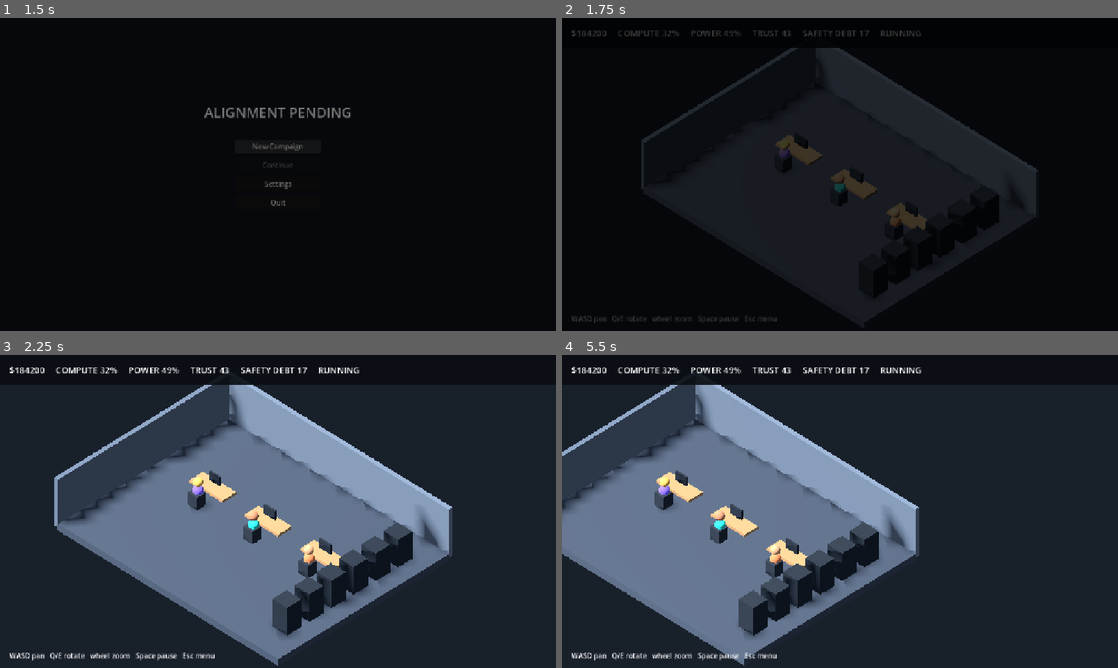
Above: before the commit, frames 1-4 (two rows, left to right).
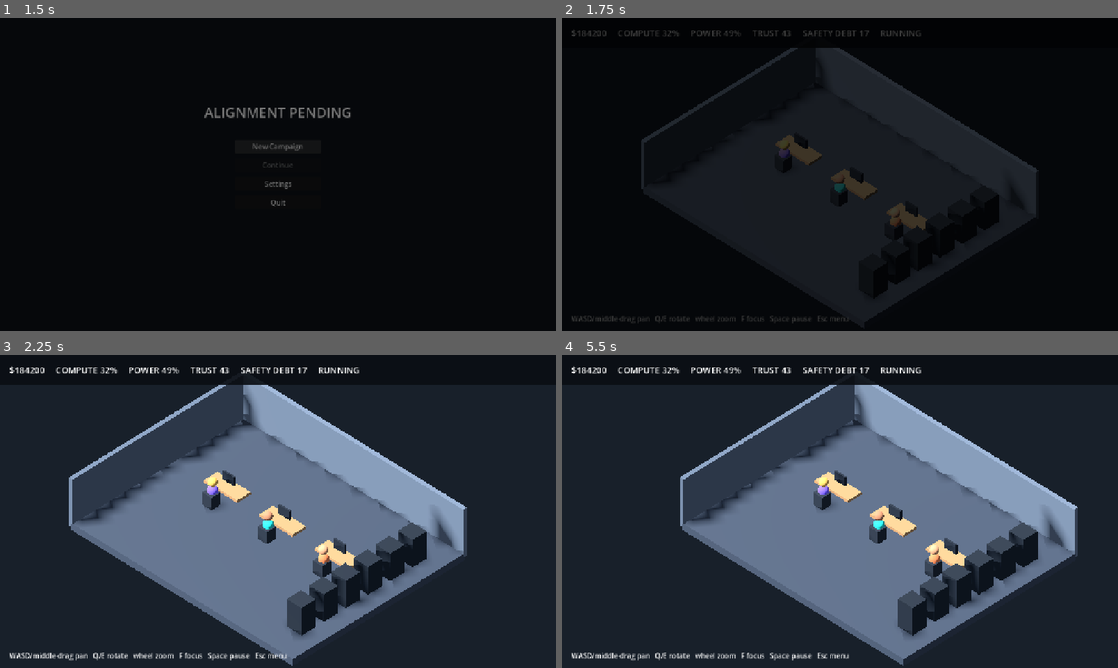
Above: after the commit, the same moments.

Repository: Fartoman94/alignment-pending
Game: Godot game, scene res://scenes/boot.tscn
Two runs of this game, one before a commit and one after it. Both use one fixed random seed, a clock stepped at 60 frames per second and the inputs below.
Inputs (mouse positions are in pixels of both pictures, inside the frame that each line leads up to):
- Up to frame 1 (1.5 s): click "New Campaign" at 0.5 s; click "New Campaign" at 1.25 s
- Up to frame 2 (1.75 s): no input
- Up to frame 3 (2.25 s): move the mouse to (400, 495) at 2.02 s; hold D (pan_right) from 2.03 s (still down); tap F (focus_selected, bound only after the commit) at 2.1 s; click (400, 495) at 2.17 s
- Up to frame 4 (5.5 s): release D (pan_right) at 2.75 s; drag from (728, 527) to (812, 574) at 2.77 s; move the mouse to (895, 442) at 3.52 s; hold D (pan_right) 3.53-4.25 s; tap F (focus_selected, bound only after the commit) at 3.6, 5.1 s; click (895, 442) at 3.67 s; drag from (812, 574) to (673, 464) at 4.27 s; move the mouse to (1006, 558) at 5.02 s; hold A (pan_left) from 5.03 s (still down); click (1006, 558) at 5.17 s

Frame 1 is identical in both runs. In frame 2, 0.2% of the frame differs, in the area x 5-52%, y 95-98%; in frame 3, 15%; in frame 4, 50%, in the area x 0-93%, y 9-100%.

Commit message:
feat(camera): dedicated production camera controller [P03]
Extract camera handling out of campaign.gd into CameraController:
WASD + middle-mouse-drag pan, Q/E 90-degree cardinal rotation, wheel
zoom, F focus-selected, all clamped to playable bounds. Replace the
old delta*constant lerp with exponential smoothing so motion
converges at the same rate regardless of frame rate. Add a runtime
scene-instantiation smoke check (main_menu/settings/campaign) that
catches errors plain ResourceLoader.exists() checks would miss.

Co-Authored-By: Claude Sonnet 5 <noreply@anthropic.com>

Diff:
--- /dev/null
+++ b/game/src/world/camera_controller.gd
@@ -0,0 +1,115 @@
+class_name CameraController
+extends Node3D
+
+## Dedicated production camera rig: WASD/middle-drag pan, Q/E cardinal
+## rotation, wheel zoom, F focus, clamped to playable bounds. All motion
+## uses exponential smoothing (see _frame_weight) so it converges at the
+## same visual rate regardless of frame rate, per docs/technical/INPUT_CAMERA.md.
+
+@export var pan_speed: float = 8.0
+@export var pan_smooth_rate: float = 10.0
+@export var rotate_smooth_rate: float = 9.0
+@export var zoom_smooth_rate: float = 10.0
+@export var zoom_min: float = 8.0
+@export var zoom_max: float = 34.0
+@export var zoom_step: float = 1.5
+@export var bounds_min: Vector2 = Vector2(-9.0, -7.0)
+@export var bounds_max: Vector2 = Vector2(9.0, 7.0)
+@export var elevation_degrees: float = -38.0
+
+var camera: Camera3D
+
+var _yaw_target: float = deg_to_rad(45.0)
+var _zoom_target: float
+var _pan_target: Vector3 = Vector3.ZERO
+var _dragging: bool = false
+var _drag_last_pos: Vector2 = Vector2.ZERO
+
+func _ready() -> void:
+    _ensure_input_actions()
+    _zoom_target = clampf(18.0, zoom_min, zoom_max)
+    camera = Camera3D.new()
+    camera.projection = Camera3D.PROJECTION_ORTHOGONAL
+    camera.size = _zoom_target
+    camera.position = Vector3(0.0, 16.0, 18.0)
+    camera.rotation_degrees = Vector3(elevation_degrees, 0.0, 0.0)
+    camera.current = true
+    rotation.y = _yaw_target
+    add_child(camera)
+    position = _pan_target
+
+func _ensure_input_actions() -> void:
+    var bindings: Dictionary = {
+        "pan_left": KEY_A,
+        "pan_right": KEY_D,
+        "pan_up": KEY_W,
+        "pan_down": KEY_S,
+        "rotate_left": KEY_Q,
+        "rotate_right": KEY_E,
+        "focus_selected": KEY_F,
+    }
+    for action: String in bindings:
+        if not InputMap.has_action(action):
+            InputMap.add_action(action)
+        if InputMap.action_get_events(action).is_empty():
+            var event: InputEventKey = InputEventKey.new()
+            event.physical_keycode = bindings[action]
+            InputMap.action_add_event(action, event)
+
+func focus_on(target: Vector3) -> void:
+    _pan_target = Vector3(target.x, 0.0, target.z)
+    _clamp_bounds()
+
+func _clamp_bounds() -> void:
+    _pan_target.x = clampf(_pan_target.x, bounds_min.x, bounds_max.x)
+    _pan_target.z = clampf(_pan_target.z, bounds_min.y, bounds_max.y)
+
+func _process(delta: float) -> void:
+    if Input.is_action_just_pressed("rotate_left"):
+        _yaw_target += deg_to_rad(90.0)
+    if Input.is_action_just_pressed("rotate_right"):
+        _yaw_target -= deg_to_rad(90.0)
+    if Input.is_action_just_pressed("focus_selected"):
+        focus_on(Vector3.ZERO)
+
+    var pan_axis: Vector2 = Vector2(
+        Input.get_axis("pan_left", "pan_right"),
+        Input.get_axis("pan_up", "pan_down")
+    )
+    if pan_axis.length_squared() > 0.0:
+        var move: Vector3 = Vector3(pan_axis.x, 0.0, pan_axis.y).normalized().rotated(Vector3.UP, rotation.y) * pan_speed * delta
+        _pan_target += move
+        _clamp_bounds()
+
+    var reduced: bool = SettingsManager.reduced_motion
+    var rot_weight: float = 1.0 if reduced else _frame_weight(rotate_smooth_rate, delta)
+    var zoom_weight: float = 1.0 if reduced else _frame_weight(zoom_smooth_rate, delta)
+    var pan_weight: float = 1.0 if reduced else _frame_weight(pan_smooth_rate, delta)
+    rotation.y = lerp_angle(rotation.y, _yaw_target, rot_weight)
+    camera.size = lerp(camera.size, _zoom_target, zoom_weight)
+    position = position.lerp(_pan_target, pan_weight)
+
+func _unhandled_input(event: InputEvent) -> void:
+    if event is InputEventMouseButton:
+        var mb: InputEventMouseButton = event
+        if mb.button_index == MOUSE_BUTTON_MIDDLE:
+            _dragging = mb.pressed
+            _drag_last_pos = mb.position
+        elif mb.pressed and mb.button_index == MOUSE_BUTTON_WHEEL_UP:
+            _zoom_target = maxf(zoom_min, _zoom_target - zoom_step)
+        elif mb.pressed and mb.button_index == MOUSE_BUTTON_WHEEL_DOWN:
+            _zoom_target = minf(zoom_max, _zoom_target + zoom_step)
+    elif event is InputEventMouseMotion and _dragging:
+        var mm: InputEventMouseMotion = event
+        var viewport_height: float = maxf(float(get_viewport().size.y), 1.0) if is_inside_tree() else 720.0
+        var world_per_pixel: float = camera.size / viewport_height
+        var screen_delta: Vector2 = mm.position - _drag_last_pos
+        _drag_last_pos = mm.position
+        var move: Vector3 = Vector3(-screen_delta.x, 0.0, -screen_delta.y) * world_per_pixel
+        _pan_target += move.rotated(Vector3.UP, rotation.y)
+        _clamp_bounds()
+
+## Exponential smoothing weight: converges at the same rate regardless of
+## frame rate, unlike a plain `delta * constant` lerp factor.
+static func _frame_weight(rate: float, delta: float) -> float:
+    return clampf(1.0 - exp(-rate * delta), 0.0, 1.0)
--- a/game/src/world/campaign.gd
+++ b/game/src/world/campaign.gd
@@ -1,10 +1,7 @@
 extends Node3D
 
-var camera_rig: Node3D
-var camera: Camera3D
+var camera_controller: CameraController
 var hud_label: Label
-var yaw_target: float = deg_to_rad(45.0)
-var zoom_target: float = 18.0
 
 func _ready() -> void:
     _ensure_input_actions()
@@ -13,53 +10,26 @@
     _build_camera()
     _build_hud()
 
-
 func _ensure_input_actions() -> void:
-    var bindings := {
-        "pan_left": KEY_A,
-        "pan_right": KEY_D,
-        "pan_up": KEY_W,
-        "pan_down": KEY_S,
-        "rotate_left": KEY_Q,
-        "rotate_right": KEY_E,
+    var bindings: Dictionary = {
         "toggle_pause": KEY_SPACE,
-        "return_to_menu": KEY_ESCAPE
+        "return_to_menu": KEY_ESCAPE,
     }
     for action: String in bindings:
         if not InputMap.has_action(action):
             InputMap.add_action(action)
         if InputMap.action_get_events(action).is_empty():
-            var event := InputEventKey.new()
+            var event: InputEventKey = InputEventKey.new()
             event.physical_keycode = bindings[action]
             InputMap.action_add_event(action, event)
 
-func _process(delta: float) -> void:
+func _process(_delta: float) -> void:
     if Input.is_action_just_pressed("toggle_pause"):
         GameState.toggle_pause()
     if Input.is_action_just_pressed("return_to_menu") and not SceneRouter.is_busy():
         await SceneRouter.go_to("res://scenes/main_menu.tscn")
         return
-    if Input.is_action_just_pressed("rotate_left"):
-        yaw_target += deg_to_rad(90.0)
-    if Input.is_action_just_pressed("rotate_right"):
-        yaw_target -= deg_to_rad(90.0)
-    var camera_lerp: float = 1.0 if SettingsManager.reduced_motion else min(delta * 7.0, 1.0)
-    var zoom_lerp: float = 1.0 if SettingsManager.reduced_motion else min(delta * 8.0, 1.0)
-    camera_rig.rotation.y = lerp_angle(camera_rig.rotation.y, yaw_target, camera_lerp)
-    camera.size = lerp(camera.size, zoom_target, zoom_lerp)
-    var pan := Vector3.ZERO
-    pan.x = Input.get_axis("pan_left", "pan_right")
-    pan.z = Input.get_axis("pan_up", "pan_down")
-    if pan.length_squared() > 0.0:
-        camera_rig.position += pan.normalized().rotated(Vector3.UP, camera_rig.rotation.y) * delta * 7.0
     _refresh_hud()
-
-func _unhandled_input(event: InputEvent) -> void:
-    if event is InputEventMouseButton and event.pressed:
-        if event.button_index == MOUSE_BUTTON_WHEEL_UP:
-            zoom_target = max(8.0, zoom_target - 1.5)
-        elif event.button_index == MOUSE_BUTTON_WHEEL_DOWN:
-            zoom_target = min(34.0, zoom_target + 1.5)
 
 func _build_environment() -> void:
     var world_env := WorldEnvironment.new()
@@ -114,16 +84,15 @@
     var head := MeshInstance3D.new(); var sm := SphereMesh.new(); sm.radius=.29; sm.height=.58; sm.material=_mat(skin); head.mesh=sm; head.position.y=1.62; root.add_child(head)
 
 func _build_camera() -> void:
-    camera_rig = Node3D.new(); camera_rig.name="CameraRig"; add_child(camera_rig)
-    camera = Camera3D.new(); camera.projection=Camera3D.PROJECTION_ORTHOGONAL; camera.size=zoom_target
-    camera.position=Vector3(0,16,18); camera.rotation_degrees=Vector3(-38,0,0); camera.current=true
-    camera_rig.rotation.y=yaw_target; camera_rig.add_child(camera)
+    camera_controller = CameraController.new()
+    camera_controller.name = "CameraController"
+    add_child(camera_controller)
 
 func _build_hud() -> void:
     var layer := CanvasLayer.new(); add_child(layer)
     var panel := ColorRect.new(); panel.color=Color(0.04,0.055,0.075,.92); panel.set_anchors_preset(Control.PRESET_TOP_WIDE); panel.offset_bottom=68; layer.add_child(panel)
     hud_label=Label.new(); hud_label.position=Vector2(22,20); hud_label.add_theme_font_size_override("font_size",20); panel.add_child(hud_label)
-    var help:=Label.new(); help.text="WASD pan   Q/E rotate   wheel zoom   Space pause   Esc menu"; help.position=Vector2(22,680); help.add_theme_font_size_override("font_size",16); layer.add_child(help)
+    var help:=Label.new(); help.text="WASD/middle-drag pan   Q/E rotate   wheel zoom   F focus   Space pause   Esc menu"; help.position=Vector2(22,680); help.add_theme_font_size_override("font_size",16); layer.add_child(help)
 
 func _refresh_hud() -> void:
     if hud_label == null: return
--- a/game/tests/smoke_test.gd
+++ b/game/tests/smoke_test.gd
@@ -77,4 +77,20 @@
         return
     print("SMOKE_OK: settings survive a save/load round-trip")
 
+    # boot.tscn is excluded: its _ready() actively calls SceneRouter.go_to(),
+    # which would swap this test's tree root out from under it.
+    var instantiable_scenes: Array[String] = [
+        "res://scenes/main_menu.tscn",
+        "res://scenes/settings.tscn",
+        "res://scenes/campaign.tscn",
+    ]
+    for scene_path: String in instantiable_scenes:
+        var packed: PackedScene = load(scene_path)
+        var inst: Node = packed.instantiate()
+        get_root().add_child(inst)
+        await process_frame
+        inst.queue_free()
+        await process_frame
+    print("SMOKE_OK: main_menu/settings/campaign scenes instantiate and process a frame without error")
+
     quit(0)
Not shown, added: game/src/world/camera_controller.gd.uid
Not shown, changed: docs/production/IMPLEMENTATION_STATUS.md
Not shown, changed: prompts/RUN_ORDER.md
